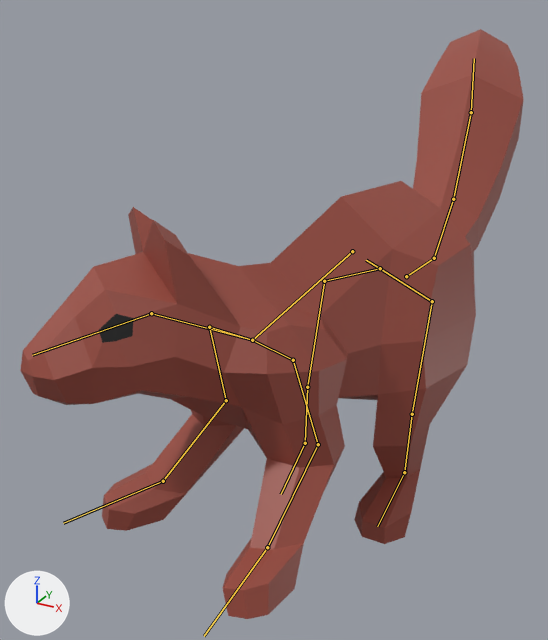
A saved change to the FBX model Assets/Models/Animals/Squirrel.fbx.
The view is the same before and after, from a 50 mm lens placed at (8.2, -18.5, 9.6), pointed at (-4.4, 4.4, -1.8). The axes (+X, +Y, +Z) are drawn at lower left. The lights are the same throughout. Both versions are drawn at frame 1 of the action 'BendRight'; the numbers are the values there. The bones that bend it are drawn over the model as lines.
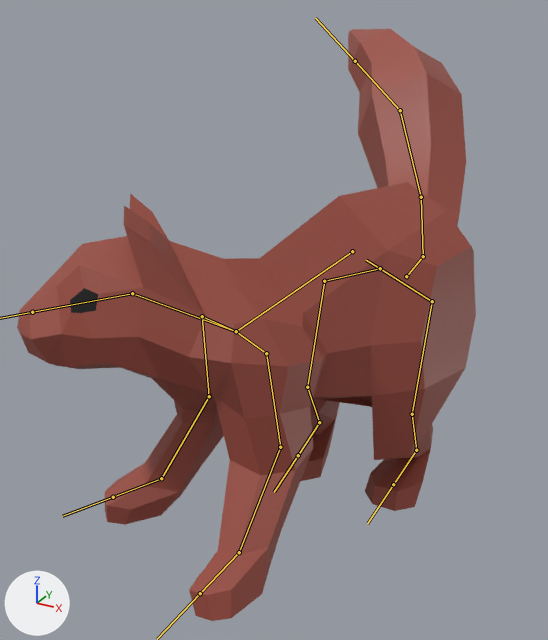
What differs and where, as boxes [x1, y1, x2, y2] in the pictures (548 x 640 px):
'Mesh', posed (9% narrower): before [20, 29, 524, 619]; after [17, 29, 476, 621]
bone 'Spine', root to tip: before (352, 251) to (252, 340); after (352, 251) to (236, 331)
bone 'Neck', root to tip: before (252, 340) to (151, 313); after (236, 331) to (132, 293)
bone 'Head', root to tip: before (151, 313) to (32, 355); after (132, 293) to (32, 312)
bone 'FrontThigh.L', root to tip: before (293, 360) to (318, 444); after (266, 353) to (280, 447)
bone 'FrontShin.L', root to tip: before (318, 444) to (267, 547); after (280, 447) to (239, 552)
bone 'FrontFoot.L', root to tip: before (267, 547) to (204, 636); after (239, 552) to (200, 593)
bone 'FrontThigh.R', root to tip: before (209, 327) to (226, 400); after (202, 316) to (209, 396)
bone 'FrontShin.R', root to tip: before (226, 400) to (163, 481); after (209, 396) to (161, 478)
bone 'FrontFoot.R', root to tip: before (163, 481) to (63, 523); after (161, 478) to (113, 497)
bone 'BackShin.L', root to tip: before (412, 414) to (404, 472); after (412, 414) to (416, 450)
bone 'BackFoot.L', root to tip: before (404, 472) to (377, 526); after (416, 450) to (393, 484)
bone 'TailBase', root to tip: before (406, 276) to (434, 258); after (406, 276) to (423, 256)
bone 'TailMiddle1', root to tip: before (434, 258) to (453, 199); after (423, 256) to (421, 197)
bone 'TailMiddle2', root to tip: before (453, 199) to (471, 112); after (421, 197) to (400, 110)
bone 'TailTip', root to tip: before (471, 112) to (474, 58); after (400, 110) to (355, 61)
bone 'BackShin.R', root to tip: before (307, 387) to (305, 443); after (307, 387) to (319, 422)
bone 'BackFoot.R', root to tip: before (305, 443) to (281, 494); after (319, 422) to (298, 455)

What the commit changed:
Bone 'Spine' (bone_spine) turns from (-6, 8, 13) to (-4, 12, 22) degrees about its own x, y and z.
Bone 'Neck' (bone_neck) turns from (-1, -6, 18) to (-2, -9, 25) degrees about its own x, y and z.
Bone 'Head' (bone_head) turns from (0, 2, 6) to (0, 3, 12) degrees about its own x, y and z.
Bone 'FrontThigh.L' (bone_frontthigh_l) turns from (0, 0, 0) to (-9, -1, -1) degrees about its own x, y and z.
Bone 'FrontShin.L' (bone_frontshin_l) turns from (0, 0, 0) to (25, 1, 10) degrees about its own x, y and z.
Bone 'FrontFoot.L' (bone_frontfoot_l) turns from (0, 0, 0) to (-11, -4, -3) degrees about its own x, y and z.
Bone 'FrontThigh.R' (bone_frontthigh_r) turns from (0, 0, 0) to (-9, 1, 1) degrees about its own x, y and z.
Bone 'FrontShin.R' (bone_frontshin_r) turns from (0, 0, 0) to (25, -1, -10) degrees about its own x, y and z.
Bone 'FrontFoot.R' (bone_frontfoot_r) turns from (0, 0, 0) to (-11, 4, 3) degrees about its own x, y and z.
Bone 'BackShin.L' (bone_backshin_l) turns from (0, 0, 0) to (32, -1, 0) degrees about its own x, y and z.
Bone 'BackFoot.L' (bone_backfoot_l) turns from (0, 0, 0) to (-45, 7, 10) degrees about its own x, y and z.
Bone 'TailBase' (bone_tailbase) turns from (-47, 0, 0) to (-46, 5, 6) degrees about its own x, y and z.
Bone 'TailMiddle1' (bone_tailmiddle1) turns from (17, 2, 7) to (17, 2, 14) degrees about its own x, y and z.
Bone 'TailMiddle2' (bone_tailmiddle2) turns from (20, 1, 2) to (21, 7, 16) degrees about its own x, y and z.
Bone 'TailTip' (bone_tailtip) turns from (-21, 6, 5) to (-20, 13, 11) degrees about its own x, y and z.
Bone 'BackShin.R' (bone_backshin_r) turns from (0, 0, 0) to (32, 1, 0) degrees about its own x, y and z.
Bone 'BackFoot.R' (bone_backfoot_r) turns from (0, 0, 0) to (-45, -7, -10) degrees about its own x, y and z.
